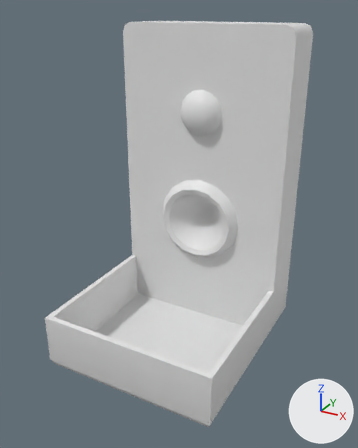
Renders of the FBX model Supply-Raid-Assets/Assets/SupplyRaid/Art/Models/SR_RefundBox.fbx from each side of a commit.
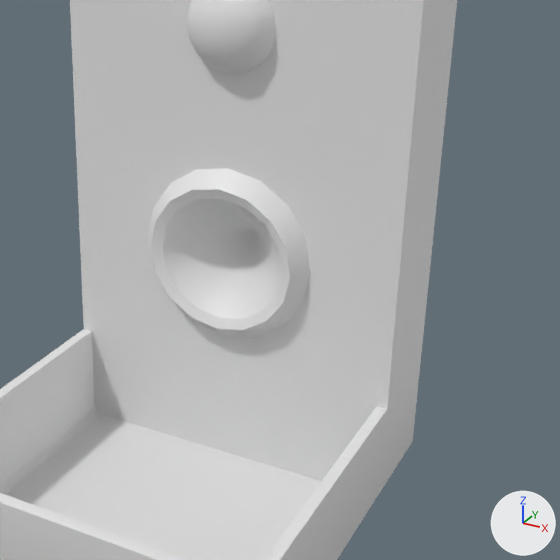
Each version is shown whole from a 50 mm camera at (0.1199, -0.2346, 0.111) aimed at (0.0033, -0.0226, 0.005), then close up on the part from 26% to 99% of the width and 23% to 81% of the height. Arrows for +X, +Y and +Z are at lower right; the lights stay in place. Where no turn or scale is listed for an object, it has been applied to the vertices.

Objects in the first close-up: 'RefundBox'.
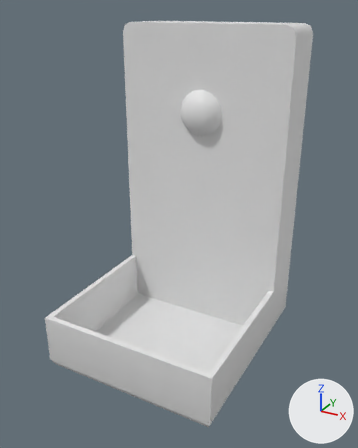
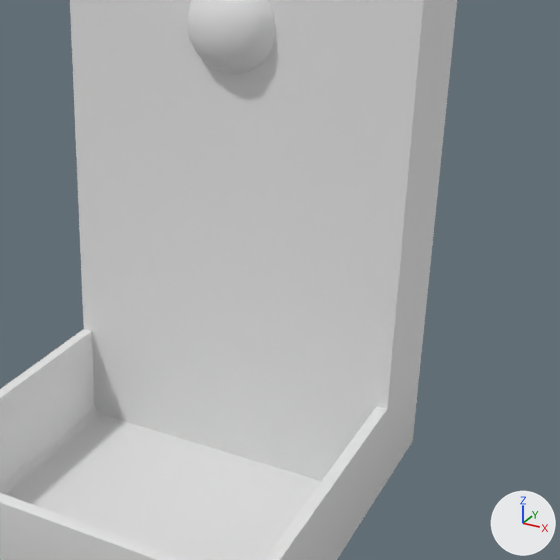
Where the change shows, as pixel boxes [x1, y1, x2, y2] in the close-ups (560 x 560 px):
part 1 of me_refundboxmesh, cut back: [72, 0, 421, 406] in both

The change, as a list of edits to the scene's bpy script:
```text
Change me_refundboxmesh:
    used by ob_refundbox; location = (0.0, 0.0, 0.0)
    remove me_refundboxmesh.from_pydata(...)  # 150 vertices, 163 faces; spans x -0.049..0.049, y -0.075..0.037, z -0.072..0.103
    add me_refundboxmesh.from_pydata(...)  # 102 vertices, 99 faces; spans x -0.049..0.049, y -0.075..0.037, z -0.072..0.103
    me_refundboxmesh part 1
    48 vertices are removed from x -0.025..0.025, y 0.003..0.025, z -0.028..0.02
    67 faces are deleted
    1 vertex moves from x 0.0, y 0.008, z -0.03 to x 0.0, y 0.008, z -0.005
    3 new faces join them
```
